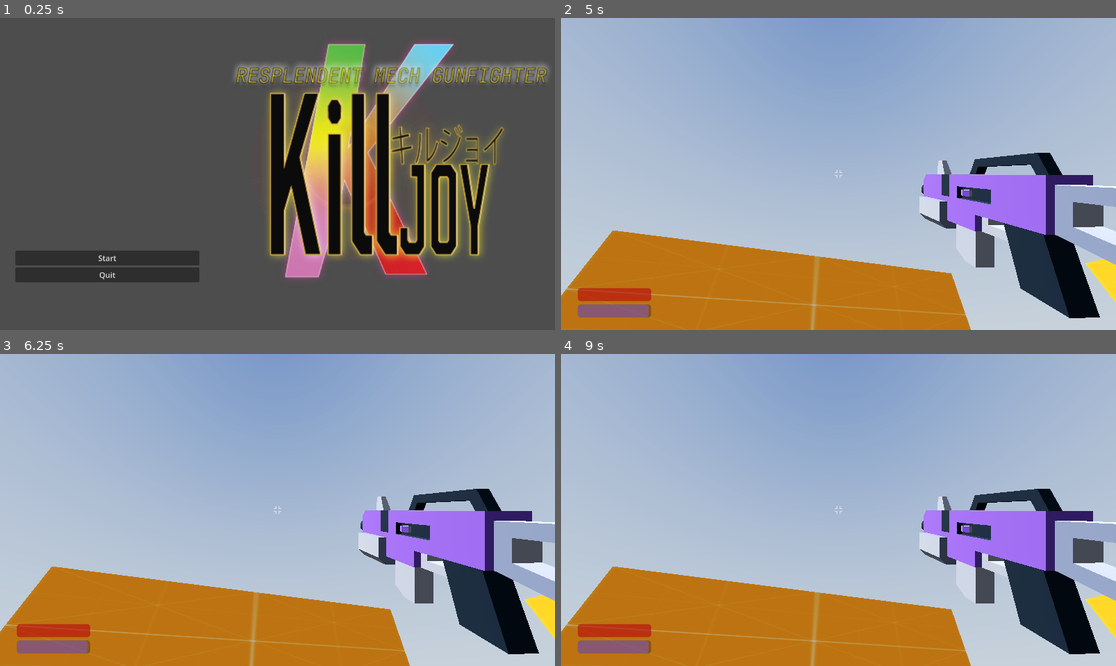
Above: before the commit, frames 1-4 (two rows, left to right).
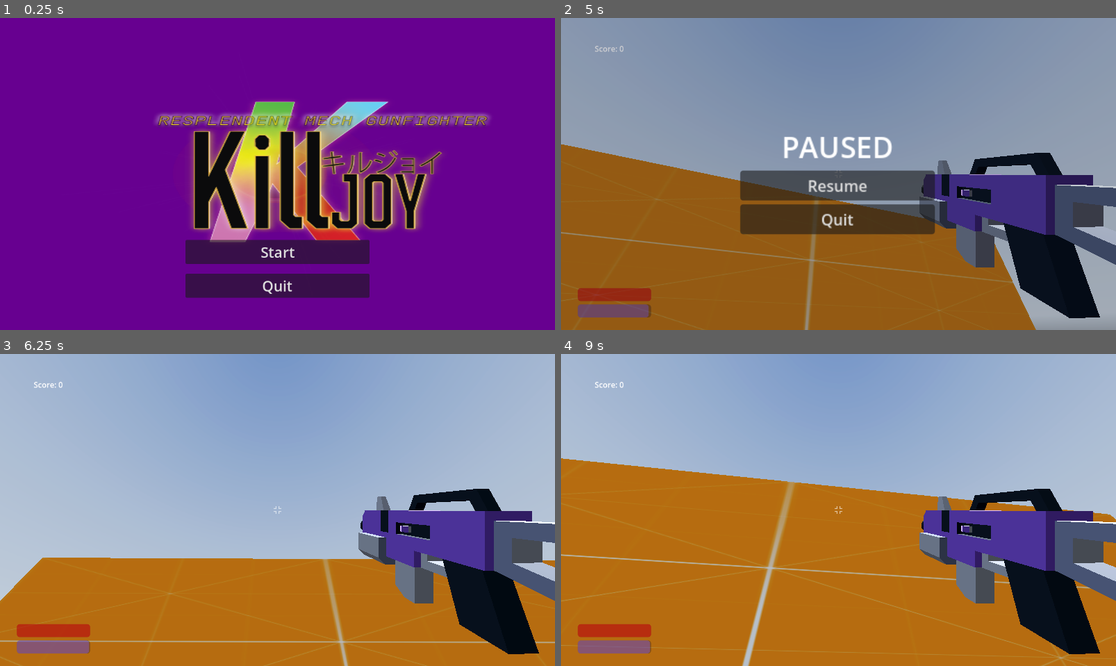
Above: after the commit, the same moments.

Repository: rivaroles/godot4-killjoy
Game: Godot game, scene res://scenes/main_menu.tscn
Same seed, same stepped clock (60 frames per second), same inputs: the game is played once before the commit and once after it. A sky picture missing from this copy of the repository is replaced by a grey-blue gradient. Sound files missing from this copy of the repository are replaced by a short silence.
Inputs (mouse positions are in pixels of both pictures, inside the frame that each line leads up to):
- Up to frame 1 (0.25 s): no input
- Up to frame 2 (5 s): click "Start" at 0.5 s; move the mouse to (866, 174) at 1.27 s; hold Ctrl (crouch) 1.28-2.03 s; hold W (forward) from 1.28 s (still down); tap Space (jump) at 1.52, 2.27, 3.77, 4.52 s; move the mouse to (810, 174) at 2.02 s; tap Alt (free_look) at 2.1 s; move the mouse to (849, 167) at 2.77 s; press the mouse at (849, 167) at 2.78 s; move the mouse to (832, 180) at 3.52 s; release the mouse at (832, 180) at 3.53 s; tap Shift (sprint) at 3.6 s; move the mouse to (877, 177) at 4.27 s; hold Ctrl (crouch) from 4.28 s (still down); tap Escape (pause) at 4.9 s
- Up to frame 3 (6.25 s): release W (forward) at 5 s; release Ctrl (crouch) at 5 s; click (277, 522) at 5 s, where only the run after the commit has a clickable "Resume"; tap Enter at 5.75 s; move the mouse to (233, 506) at 5.77 s; hold W (forward) from 5.78 s (still down); tap Alt (free_look) at 5.85 s; tap Space (jump) at 6.02 s
- Up to frame 4 (9 s): move the mouse to (844, 510) at 6.52 s; press the mouse at (844, 510) at 6.53 s; move the mouse to (816, 503) at 7.27 s; release W (forward) at 7.28 s; release the mouse at (816, 503) at 7.28 s; hold D (right) 7.28-8.03 s; tap Shift (sprint) at 7.35 s; tap Space (jump) at 7.52, 8.27 s; move the mouse to (866, 510) at 8.02 s; hold Ctrl (crouch) 8.03-8.78 s; hold W (forward) from 8.03 s (still down); move the mouse to (810, 510) at 8.77 s; tap Alt (free_look) at 8.85 s

The runs differ from the first frame. In frame 1, 99% of the frame differs, in the area x 0-100%, y 0-100%; in frame 2, 97%; in frame 3, 20%; in frame 4, 38%.

Commit message:
ver. 1.0 submitted to mechjam

Diff:
--- a/scenes/Player.tscn
+++ b/scenes/Player.tscn
@@ -1,12 +1,16 @@
-[gd_scene load_steps=15 format=3 uid="uid://cufc0bo13clby"]
+[gd_scene load_steps=19 format=3 uid="uid://cufc0bo13clby"]
 
 [ext_resource type="Script" path="res://scripts/Player.gd" id="1_ne2l1"]
 [ext_resource type="Texture2D" uid="uid://mdgbie1lpuj1" path="res://assets/GUI/crosshair003.png" id="2_phk7d"]
+[ext_resource type="Script" path="res://score.gd" id="4_0w72g"]
 [ext_resource type="PackedScene" uid="uid://cnggm0whbo1bg" path="res://scenes/Blaster.tscn" id="4_40c6r"]
+[ext_resource type="PackedScene" uid="uid://dcper258n568l" path="res://scenes/game_over.tscn" id="4_40hr2"]
 [ext_resource type="AudioStream" uid="uid://dk2b15xei7y1m" path="res://sounds/Jump.mp3" id="4_by6vy"]
+[ext_resource type="PackedScene" uid="uid://ctxuncvq4ttvb" path="res://scenes/pause_menu.tscn" id="4_iuke0"]
 [ext_resource type="AudioStream" uid="uid://bbw661238q0vq" path="res://sounds/Shoot 1.mp3" id="5_gs7ys"]
 [ext_resource type="AudioStream" uid="uid://c3omxf8beq0lj" path="res://sounds/thrusterFire_000.ogg" id="6_c0ihj"]
 [ext_resource type="PackedScene" uid="uid://c4etog8ry3fxy" path="res://scenes/hurt_box.tscn" id="7_4ywqi"]
+[ext_resource type="AudioStream" uid="uid://c1y7ntd288qbh" path="res://sounds/Player Hurt.mp3" id="8_pckgs"]
 
 [sub_resource type="CapsuleShape3D" id="CapsuleShape3D_hvphs"]
 
@@ -143,6 +147,15 @@
 value = 100.0
 show_percentage = false
 
+[node name="ScoreLabel" type="Label" parent="GUI/Control"]
+layout_mode = 0
+offset_left = 70.0
+offset_top = 52.0
+offset_right = 131.0
+offset_bottom = 75.0
+text = "Score: 0"
+script = ExtResource("4_0w72g")
+
 [node name="Sounds" type="Node" parent="."]
 
 [node name="JumpSound" type="AudioStreamPlayer3D" parent="Sounds"]
@@ -155,6 +168,10 @@
 
 [node name="JetpackSound" type="AudioStreamPlayer" parent="Sounds"]
 stream = ExtResource("6_c0ihj")
+volume_db = -20.0
+
+[node name="PlayerHurtSound" type="AudioStreamPlayer" parent="Sounds"]
+stream = ExtResource("8_pckgs")
 volume_db = -20.0
 
 [node name="ShootTimer" type="Timer" parent="."]
@@ -167,6 +184,15 @@
 [node name="CollisionShape3D" parent="HurtBox" index="0"]
 shape = SubResource("CapsuleShape3D_nffb1")
 
+[node name="Menus" type="CanvasLayer" parent="."]
+process_mode = 2
+layer = 2
+follow_viewport_enabled = true
+
+[node name="PauseMenu" parent="Menus" instance=ExtResource("4_iuke0")]
+
+[node name="GameOver" parent="Menus" instance=ExtResource("4_40hr2")]
+
 [connection signal="area_entered" from="CollectArea" to="." method="_on_collect_area_area_entered"]
 [connection signal="area_entered" from="GrabArea" to="." method="_on_grab_area_area_entered"]
 [connection signal="finished" from="Sounds/JumpSound" to="." method="_on_jump_sound_finished"]
--- a/scenes/game_over.tscn
+++ b/scenes/game_over.tscn
@@ -1,4 +1,6 @@
-[gd_scene format=3 uid="uid://dcper258n568l"]
+[gd_scene load_steps=2 format=3 uid="uid://dcper258n568l"]
+
+[ext_resource type="Script" path="res://scripts/game_over.gd" id="1_stn2e"]
 
 [node name="GameOver" type="Control"]
 layout_mode = 3
@@ -7,3 +9,57 @@
 anchor_bottom = 1.0
 grow_horizontal = 2
 grow_vertical = 2
+script = ExtResource("1_stn2e")
+
+[node name="ColorRect" type="ColorRect" parent="."]
+modulate = Color(0.478431, 0, 0.0784314, 0.764706)
+layout_mode = 1
+anchors_preset = 15
+anchor_right = 1.0
+anchor_bottom = 1.0
+grow_horizontal = 2
+grow_vertical = 2
+
+[node name="Label" type="Label" parent="."]
+layout_mode = 1
+anchors_preset = 5
+anchor_left = 0.5
+anchor_right = 0.5
+offset_left = -169.0
+offset_top = 129.0
+offset_right = 169.0
+offset_bottom = 224.0
+grow_horizontal = 2
+theme_override_font_sizes/font_size = 50
+text = "Game Over!"
+horizontal_alignment = 1
+vertical_alignment = 1
+
+[node name="VBoxContainer" type="VBoxContainer" parent="."]
+layout_mode = 1
+anchors_preset = 8
+anchor_left = 0.5
+anchor_top = 0.5
+anchor_right = 0.5
+anchor_bottom = 0.5
+offset_left = -107.0
+offset_top = 82.0
+offset_right = 107.0
+offset_bottom = 260.0
+grow_horizontal = 2
+grow_vertical = 2
+theme_override_constants/separation = 16
+alignment = 1
+
+[node name="Restart" type="Button" parent="VBoxContainer"]
+layout_mode = 2
+theme_override_font_sizes/font_size = 40
+text = "Restart"
+
+[node name="Quit" type="Button" parent="VBoxContainer"]
+layout_mode = 2
+theme_override_font_sizes/font_size = 40
+text = "Quit"
+
+[connection signal="pressed" from="VBoxContainer/Restart" to="." method="_on_restart_pressed"]
+[connection signal="pressed" from="VBoxContainer/Quit" to="." method="_on_quit_pressed"]
--- a/scenes/main_menu.tscn
+++ b/scenes/main_menu.tscn
@@ -12,31 +12,52 @@
 grow_vertical = 2
 script = ExtResource("1_2k5i5")
 
+[node name="ColorRect" type="ColorRect" parent="."]
+layout_mode = 1
+anchors_preset = 15
+anchor_right = 1.0
+anchor_bottom = 1.0
+grow_horizontal = 2
+grow_vertical = 2
+color = Color(0.403922, 0, 0.564706, 1)
+
+[node name="TextureRect" type="TextureRect" parent="."]
+layout_mode = 1
+anchors_preset = 15
+anchor_right = 1.0
+anchor_bottom = 1.0
+offset_left = 126.0
+offset_top = 71.0
+offset_right = -126.0
+offset_bottom = -71.0
+grow_horizontal = 2
+grow_vertical = 2
+texture = ExtResource("1_aw01s")
+
 [node name="VBoxContainer" type="VBoxContainer" parent="."]
 layout_mode = 1
-anchors_preset = 9
+anchors_preset = 7
+anchor_left = 0.5
+anchor_top = 1.0
+anchor_right = 0.5
 anchor_bottom = 1.0
-offset_left = 32.0
-offset_top = 483.0
-offset_right = 414.0
-offset_bottom = -68.0
-grow_vertical = 2
+offset_left = -191.0
+offset_top = -133.0
+offset_right = 191.0
+offset_bottom = -67.0
+grow_horizontal = 2
+grow_vertical = 0
+theme_override_constants/separation = 20
 
 [node name="StartButton" type="Button" parent="VBoxContainer"]
 layout_mode = 2
+theme_override_font_sizes/font_size = 30
 text = "Start"
 
 [node name="QuitButton" type="Button" parent="VBoxContainer"]
 layout_mode = 2
+theme_override_font_sizes/font_size = 30
 text = "Quit"
-
-[node name="TextureRect" type="TextureRect" parent="."]
-layout_mode = 0
-offset_left = 300.0
-offset_top = -117.0
-offset_right = 1149.0
-offset_bottom = 724.0
-texture = ExtResource("1_aw01s")
 
 [connection signal="pressed" from="VBoxContainer/StartButton" to="." method="_on_start_button_pressed"]
 [connection signal="pressed" from="VBoxContainer/QuitButton" to="." method="_on_quit_button_pressed"]
--- a/scenes/pause_menu.tscn
+++ b/scenes/pause_menu.tscn
@@ -1,4 +1,9 @@
-[gd_scene format=3 uid="uid://ctxuncvq4ttvb"]
+[gd_scene load_steps=3 format=3 uid="uid://ctxuncvq4ttvb"]
+
+[ext_resource type="Script" path="res://scripts/pause_menu.gd" id="1_fi70o"]
+
+[sub_resource type="Theme" id="Theme_fytcf"]
+default_font_size = 30
 
 [node name="PauseMenu" type="Control"]
 layout_mode = 3
@@ -7,11 +12,15 @@
 anchor_bottom = 1.0
 grow_horizontal = 2
 grow_vertical = 2
+script = ExtResource("1_fi70o")
 
 [node name="ColorRect" type="ColorRect" parent="."]
-layout_mode = 0
-offset_right = 1155.0
-offset_bottom = 646.0
+layout_mode = 1
+anchors_preset = 15
+anchor_right = 1.0
+anchor_bottom = 1.0
+grow_horizontal = 2
+grow_vertical = 2
 color = Color(0.0509804, 0.0588235, 0.121569, 0.2)
 
 [node name="VBoxContainer" type="VBoxContainer" parent="."]
@@ -21,10 +30,10 @@
 anchor_top = 0.5
 anchor_right = 0.5
 anchor_bottom = 0.5
-offset_left = -35.0
-offset_top = -46.5
-offset_right = 35.0
-offset_bottom = 46.5
+offset_left = -204.0
+offset_top = -119.0
+offset_right = -2.0
+offset_bottom = 14.0
 grow_horizontal = 2
 grow_vertical = 2
 scale = Vector2(2, 2)
@@ -32,6 +41,7 @@
 
 [node name="Label" type="Label" parent="VBoxContainer"]
 layout_mode = 2
+theme = SubResource("Theme_fytcf")
 text = "PAUSED"
 horizontal_alignment = 1
 
@@ -42,3 +52,6 @@
 [node name="QuitButton" type="Button" parent="VBoxContainer"]
 layout_mode = 2
 text = "Quit"
+
+[connection signal="pressed" from="VBoxContainer/ResumeButton" to="." method="_on_resume_button_pressed"]
+[connection signal="pressed" from="VBoxContainer/QuitButton" to="." method="_on_quit_button_pressed"]
--- /dev/null
+++ b/score.gd
@@ -0,0 +1,7 @@
+extends Label
+
+var score = 0
+
+func _on_score_collect():
+	score += 1
+	text = 'Score: %s' % score
--- a/scripts/Experiece.gd
+++ b/scripts/Experiece.gd
@@ -1,11 +1,10 @@
 extends Area3D
 
-@export var experience = 1
+@export var score = 1
 
 @onready var mesh_exp = $MeshInstance3D
 @onready var animation_player = $AnimationPlayer
 @onready var collision_area = $CollisionShape3D
-
 
 var target = null
 var speed = -0.3
@@ -22,4 +21,4 @@
 	collision_area.call_deferred("set", "disabled", true)
 	mesh_exp.visible = false
 	print("exp collected")
-	return experience
+	return score
--- a/scripts/Player.gd
+++ b/scripts/Player.gd
@@ -14,12 +14,20 @@
 @onready var shoot_timer = $ShootTimer
 @onready var health_bar = $GUI/Control/HealthBar
 @onready var fuel_bar = $GUI/Control/FuelBar
-
-# Health nodes
-var hp = 80
-var maxhp = 80
-
-# Level nodes
+@onready var game_over = $Menus/GameOver
+@onready var pause_menu = $Menus/PauseMenu
+@onready var player_hurt_sound = $Sounds/PlayerHurtSound
+@onready var score_label = $GUI/Control/ScoreLabel
+
+# Health vars
+var hp = 5
+var maxhp = 5
+
+# Score vars
+
+var score_value = 0
+
+# Level vars
 var experience = 0
 var experience_level = 1
 var collected_experience = 0
@@ -95,7 +103,10 @@
 
 func _ready():
 	Input.set_mouse_mode(Input.MOUSE_MODE_CAPTURED)
+	game_over.hide()
 	_on_hurt_box_hurt(0)
+	get_tree().paused = false
+	pause_menu.hide()
 
 func _input(event):
 
@@ -112,10 +123,10 @@
 
 func _process(_delta):
 
-	# Quitting the game (change to menu later)
-
 	if Input.is_action_just_pressed("pause"):
+		Input.set_mouse_mode(Input.MOUSE_MODE_VISIBLE)
 		get_tree().paused = true
+		pause_menu.show()
 
 func _physics_process(_delta):
 
@@ -269,6 +280,12 @@
 	if area.is_in_group("loot"):
 		var gem_exp = area.collect()
 		calculate_experience(gem_exp)
+		calculate_score()
+
+func calculate_score():
+		var score_collected = 1
+		score_value += score_collected
+		score_label.text = "Score: %s" % score_value
 
 func calculate_experience(gem_exp):
 	var exp_required = calculate_experiencecap()
@@ -299,3 +316,12 @@
 	hp -= damage
 	health_bar.max_value = maxhp
 	health_bar.value = hp
+
+	if hp <= 0:
+		death()
+
+func death():
+	get_tree().paused = true
+	player_hurt_sound.play()
+	game_over.show()
+	Input.set_mouse_mode(Input.MOUSE_MODE_VISIBLE)
--- /dev/null
+++ b/scripts/game_over.gd
@@ -0,0 +1,7 @@
+extends Control
+
+func _on_restart_pressed():
+	get_tree().reload_current_scene()
+
+func _on_quit_pressed():
+	get_tree().quit()
--- /dev/null
+++ b/scripts/pause_menu.gd
@@ -0,0 +1,9 @@
+extends Control
+
+func _on_resume_button_pressed():
+	get_tree().paused = false
+	hide()
+	Input.set_mouse_mode(Input.MOUSE_MODE_CAPTURED)
+
+func _on_quit_button_pressed():
+	get_tree().quit()
Not shown, added: export_presets.cfg
